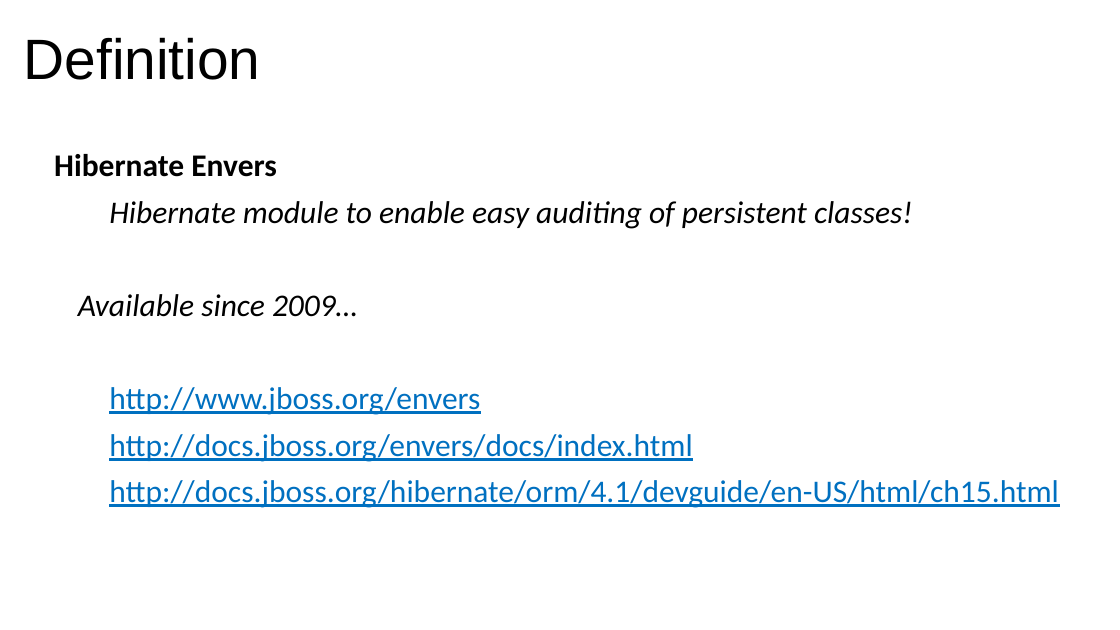
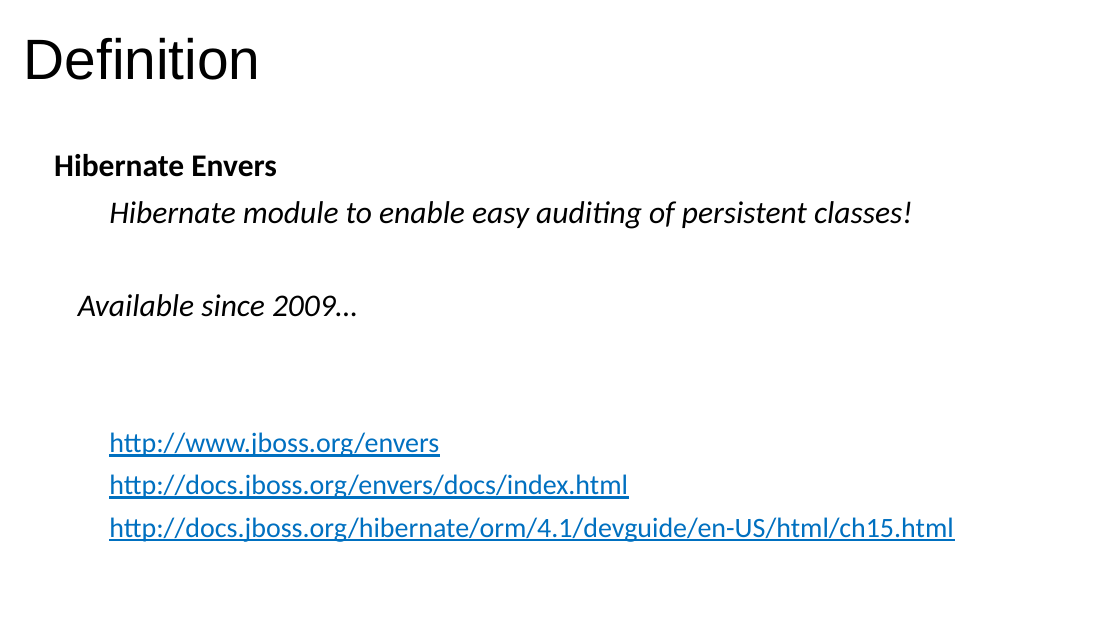
Before and after one commit to linsolas/devoxx-envers, a slide deck: slide 5 of Devoxx 2012 - Hibernate Envers.pptx. Drawn at 1120x630 pixels with LibreOffice and Linux fonts; fonts in the diff are those of the drawing; background and template pictures are left out. Boxes give left, top, right and bottom in pixels: in the first picture for what was removed or moved away, otherwise in the second. Text is boxed around its words. In the diff, an @@ line names an element or a change of style, - is before the commit and + after.

```diff
--- a/Devoxx 2012 - Hibernate Envers.pptx
+++ b/Devoxx 2012 - Hibernate Envers.pptx
@@ text at <box>109,432,953,542</box>: size 36 to 32 pt in "http://www.jboss.org/envers", "http://docs.jboss.org/envers/docs/index.html", "http://docs.jboss.org/hibernate/orm/4.1/devguide/en-US/html/ ..." @@
```
Also in this commit, not shown: 5 other slides changed, 1 slide added, 1 slide removed.
